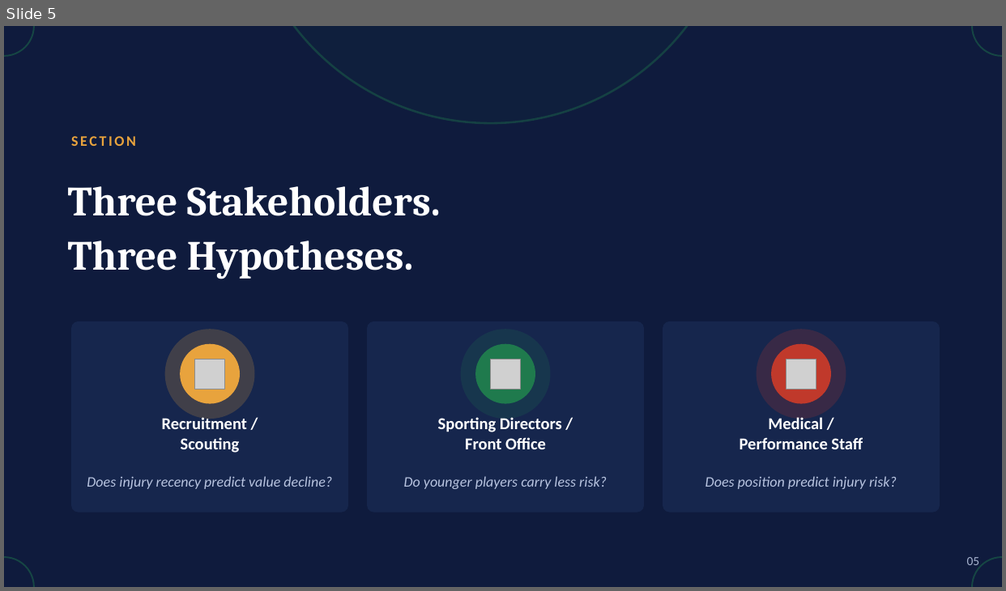
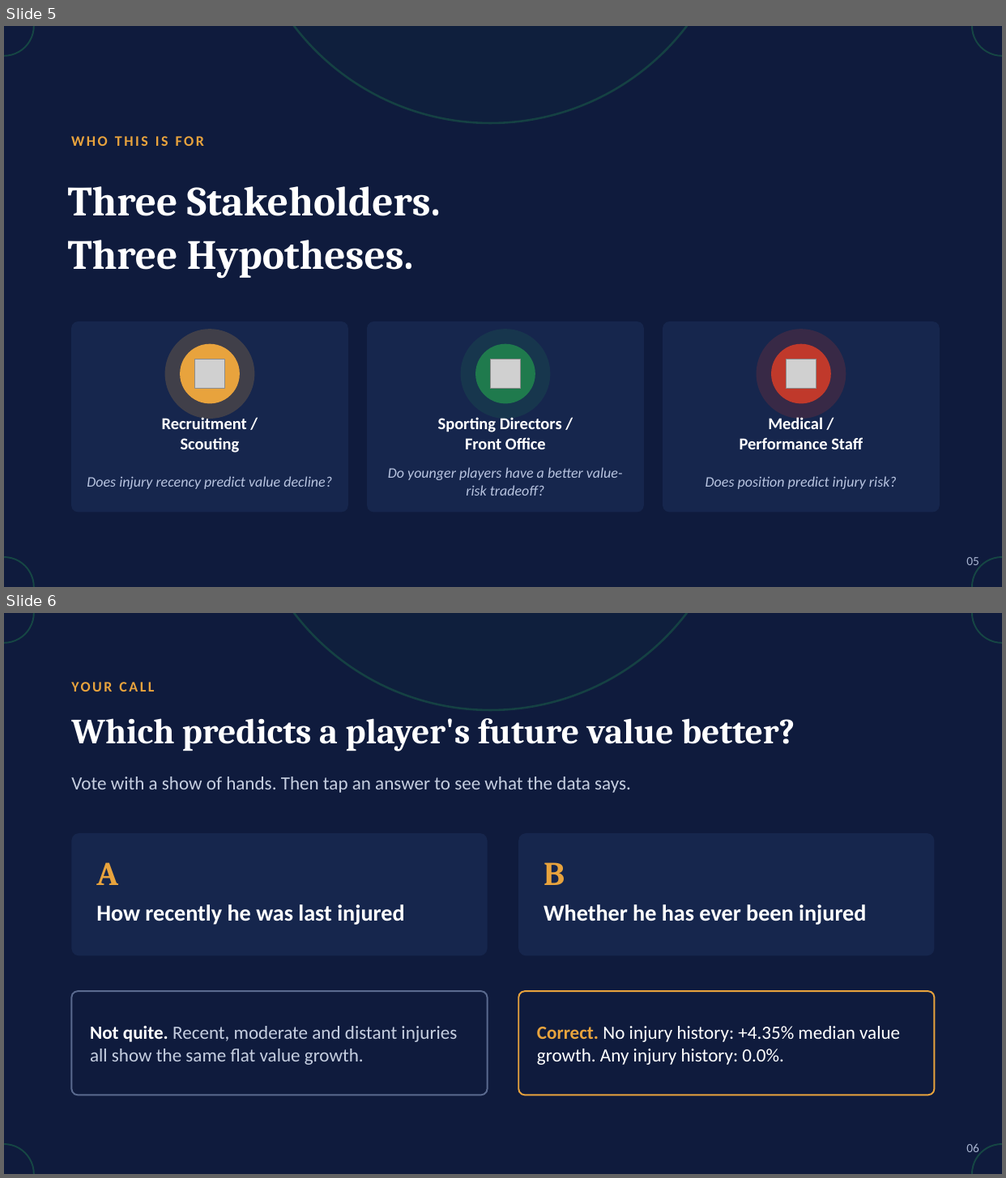
Before and after one commit to Simba90m/capstone_project_worth_the_investment_PL, a slide deck: Worth_the_Investment_Capstone_Skeleton_Final.pptx. Shown one above the other, each under a label of ours: slide 5 before the commit, slides 5 and 6 after it. The pictures are 1006x591 and 1006x1178 pixels, drawn with LibreOffice and Linux fonts; fonts in the diff are those of the drawing; grey boxes stand for pictures. Boxes give left, top, right and bottom in pixels: in the first picture for what was removed or moved away, otherwise in the second. Text is boxed around its words. In the diff, an @@ line names an element or a change of style, - is before the commit and + after.

```diff
--- a/Worth_the_Investment_Capstone_Skeleton_Final.pptx
+++ b/Worth_the_Investment_Capstone_Skeleton_Final.pptx
@@ slide 6 added at [4, 613, 1002, 1174], background #0F1B3D @@
@@ ellipse added at [4, 613, 34, 643], outline #1F7A4D 1.5 pt @@
@@ ellipse added at [244, 613, 738, 710], fill #1F7A4D at 5% opacity, outline #1F7A4D 2 pt @@
@@ ellipse added at [972, 613, 1002, 643], outline #1F7A4D 1.5 pt @@
@@ text added at [71, 677, 591, 704], 14 pt, text #E8A33D, bold @@
+YOUR CALL
@@ text added at [71, 718, 795, 752], 34 pt, text #FFFFFF, bold @@
+Which predicts a player's future value better?
@@ text added at [71, 777, 631, 793], 18 pt, text #C5CEE0 @@
+Vote with a show of hands. Then tap an answer to see what the data says.
@@ rounded rectangle added at [71, 833, 487, 956], fill #16264D, 22 pt, text #FFFFFF, bold @@
+A
+How recently he was last injured
@@ rounded rectangle added at [519, 833, 935, 956], fill #16264D, 22 pt, text #FFFFFF, bold @@
+B
+Whether he has ever been injured
@@ rounded rectangle added at [71, 992, 487, 1096], outline #5A6A8F 1.5 pt, 18 pt, text #C5CEE0 @@
+Not quite. Recent, moderate and distant injuries all show the same flat value growth.
@@ rounded rectangle added at [519, 992, 935, 1096], outline #E8A33D 1.5 pt, 18 pt, text #FFFFFF @@
+Correct. No injury history: +4.35% median value growth. Any injury history: 0.0%.
@@ ellipse added at [4, 1144, 34, 1174], outline #1F7A4D 1.5 pt @@
@@ text added at [966, 1144, 979, 1157], 12 pt, text #A8B4D0 @@
+06
@@ ellipse added at [972, 1144, 1002, 1174], outline #1F7A4D 1.5 pt @@
@@ slide 5 changed as well @@
@@ text at [71, 136, 204, 146]: text changed @@
-SECTION
+WHO THIS IS FOR
@@ text at [388, 467, 623, 496]: text changed @@
-Do younger players carry less risk?
+Do younger players have a better value-risk tradeoff?
```
Also in this commit, not shown: 14 other slides changed, 1 other slide added.
